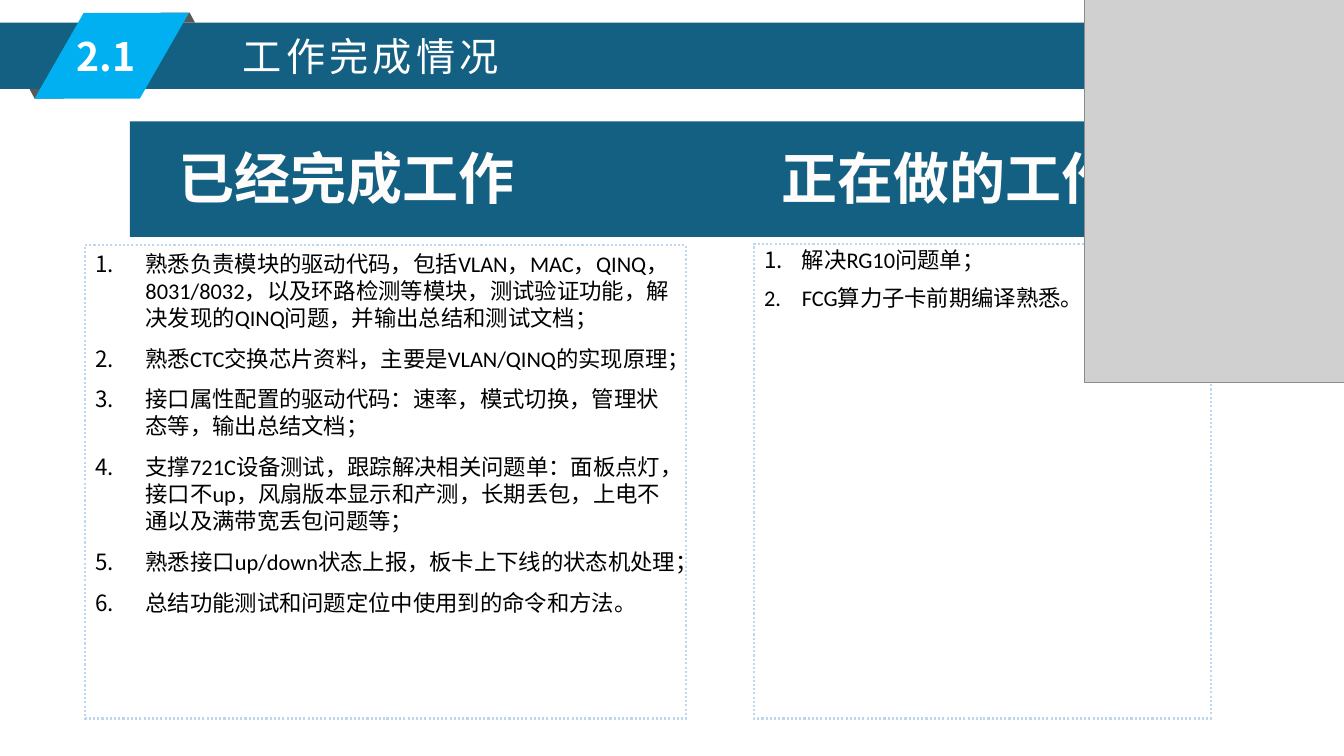
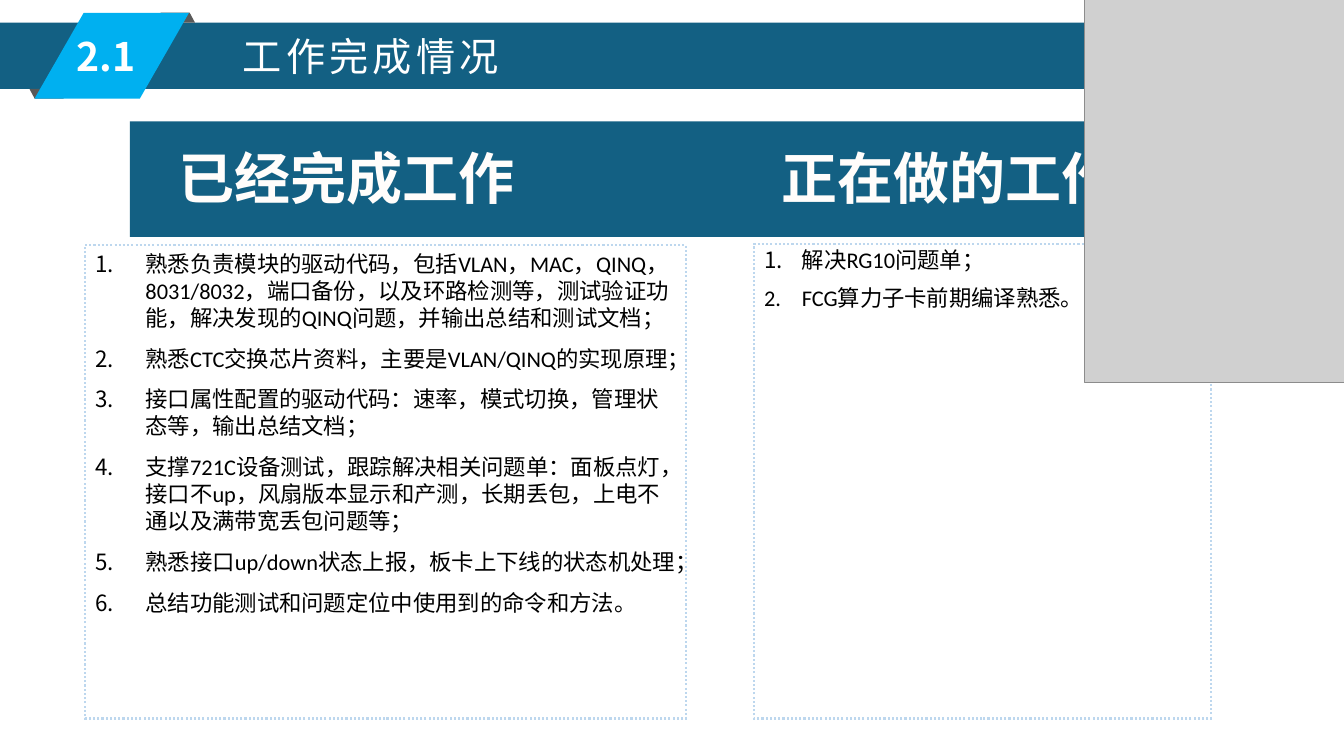
Before and after one commit to abo-wust/notes, a slide deck: slide 5 of 工作笔记/raisecom/02 部门规范/转正答辩PPT模板(软件部).pptx. Drawn at 1344x756 pixels with LibreOffice and Linux fonts; fonts in the diff are those of the drawing; grey boxes stand for pictures. Boxes give left, top, right and bottom in pixels: in the first picture for what was removed or moved away, otherwise in the second. Text is boxed around its words. In the diff, an @@ line names an element or a change of style, - is before the commit and + after.

```diff
--- a/工作笔记/raisecom/02 部门规范/转正答辩PPT模板(软件部).pptx
+++ b/工作笔记/raisecom/02 部门规范/转正答辩PPT模板(软件部).pptx
@@ text at (x1=145, y1=253, x2=668, y2=330): text changed @@
-1. 熟悉负责模块的驱动代码，包括VLAN，MAC，QINQ，8031/8032，以及环路检测等模块，测试验证功能，解决发现的QINQ问题，并输出总结和测试文档；
+1. 熟悉负责模块的驱动代码，包括VLAN，MAC，QINQ，8031/8032，端口备份，以及环路检测等，测试验证功能，解决发现的QINQ问题，并输出总结和测试文档；
```
Also in this commit, not shown: 3 other slides changed.
